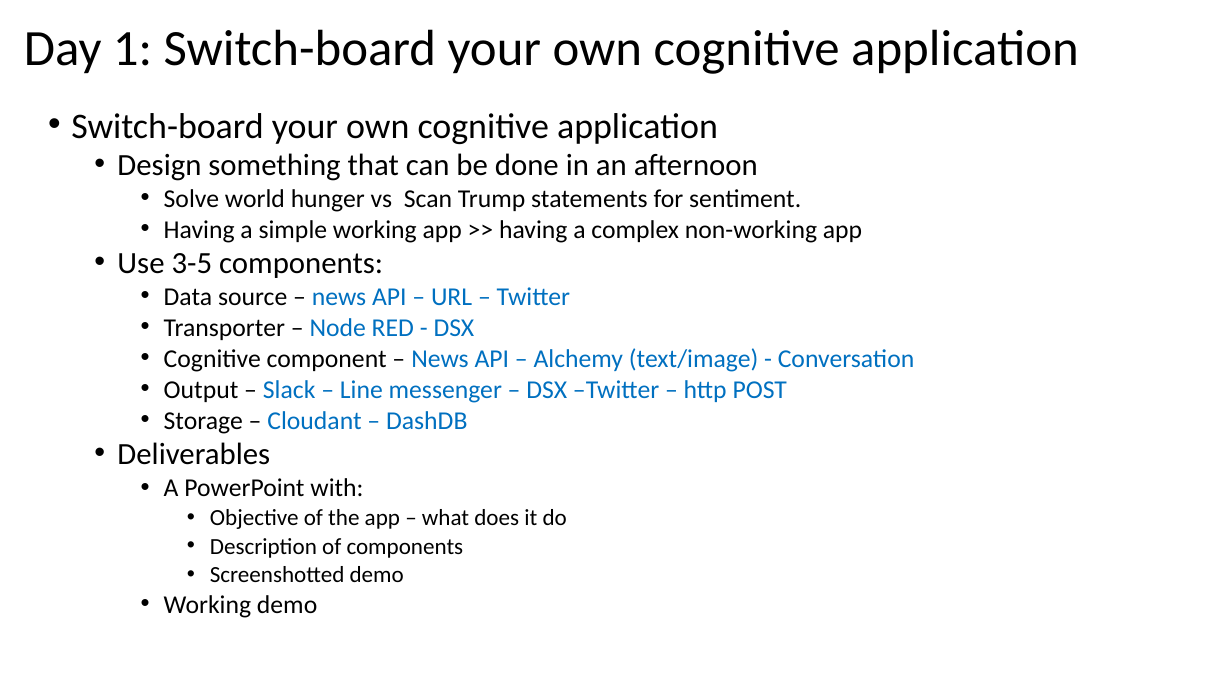
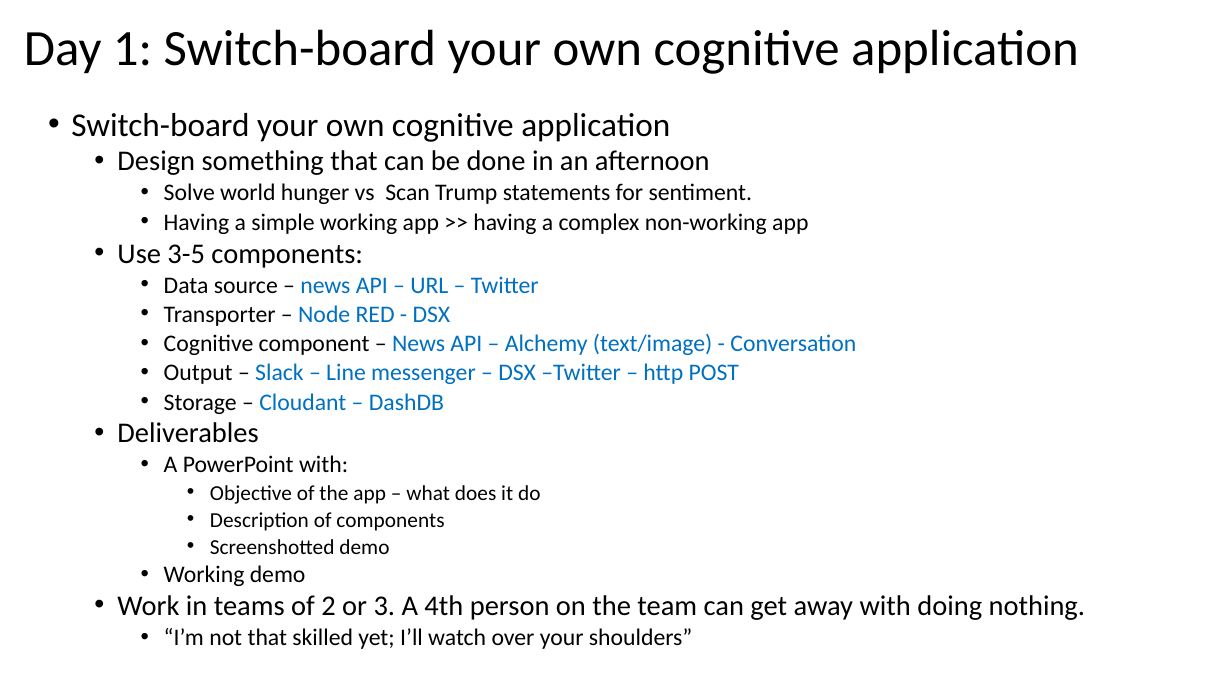
Before and after one commit to Bootcampanalytics/Training-material, a slide deck: slide 16 of Class intro.pptx. Drawn at 1232x693 pixels with LibreOffice and Linux fonts; fonts in the diff are those of the drawing. Boxes give left, top, right and bottom in pixels: in the first picture for what was removed or moved away, otherwise in the second. Text is boxed around its words. In the diff, an @@ line names an element or a change of style, - is before the commit and + after.

Commit message:
added

```diff
--- a/Class intro.pptx
+++ b/Class intro.pptx
@@ text at [71, 113, 856, 586]: size 28 to 25.9 pt in "Switch-board your own cognitive application"; size 24 to 22.2 pt in "Design something that can be done in ...", "Use 3-5 components:", "Deliverables"; size 20 to 18.5 pt in "Solve world hunger vs Scan Trump statements ...", "Having a simple working app >> having ...", "Data source – news API – URL ...", "Transporter – Node RED - DSX" and 5 more places; size 18 to 16.6 pt in "Objective of the app – what does ...", "Description of components", "Screenshotted demo" @@
@@ text at [117, 595, 1085, 649]: paragraphs added @@
+  • Work in teams of 2 or 3. A 4th person on the team can get away with doing nothing.
+    • “I’m not that skilled yet; I’ll watch over your shoulders”
```
